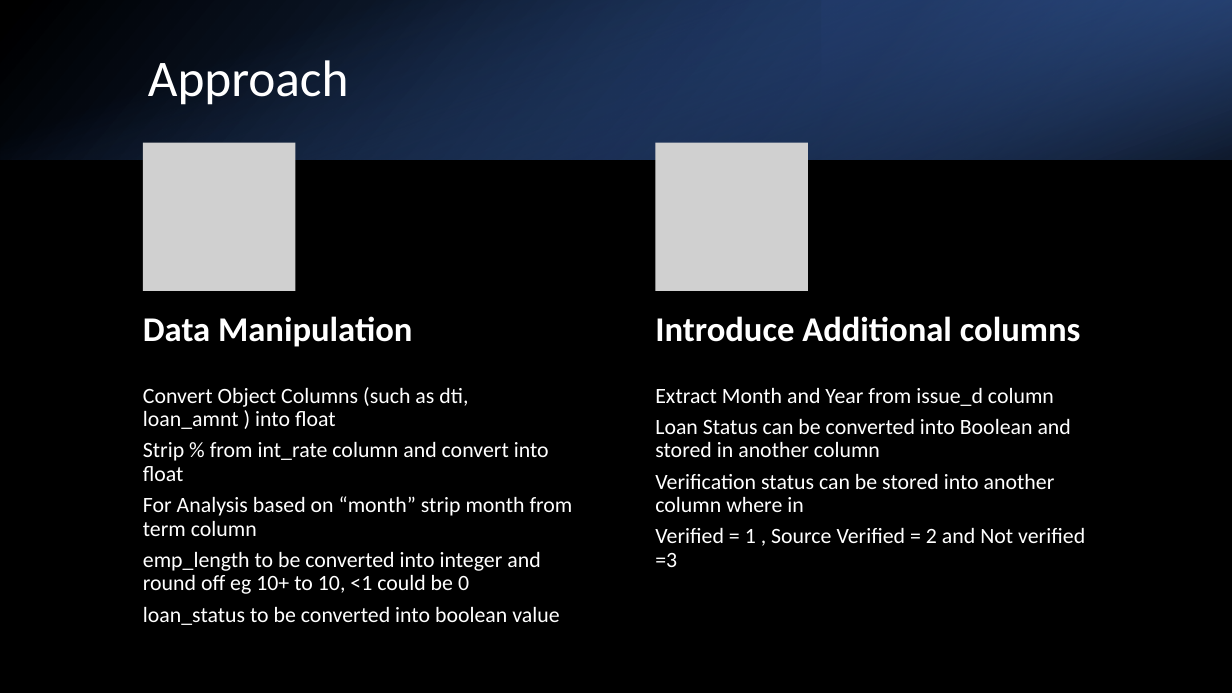
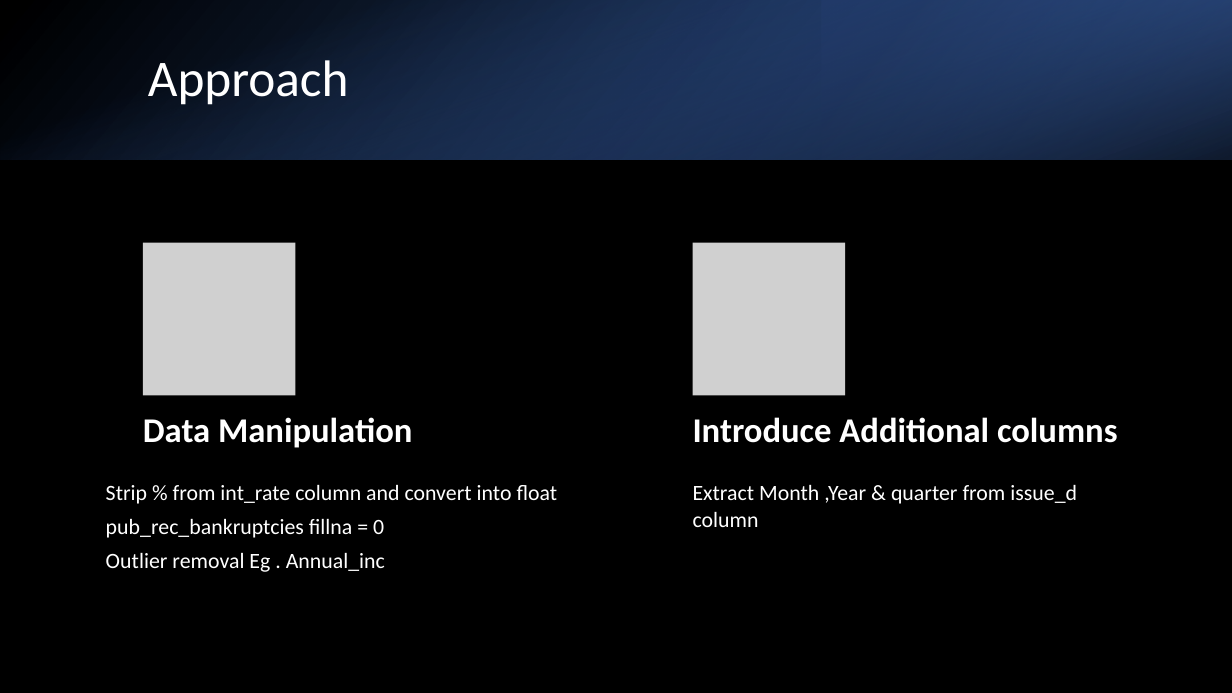
Before and after one commit to bineeshpc/case_study_01, a slide deck: slide 6 of UpGrad Case Study LendingClub.pptx. Drawn at 1232x693 pixels with LibreOffice and Linux fonts; fonts in the diff are those of the drawing; grey boxes stand for pictures. Boxes give left, top, right and bottom in pixels: in the first picture for what was removed or moved away, otherwise in the second. Text is boxed around its words. In the diff, an @@ line names an element or a change of style, - is before the commit and + after.

```diff
--- a/UpGrad Case Study LendingClub.pptx
+++ b/UpGrad Case Study LendingClub.pptx
@@ picture removed at [143, 142, 296, 290] @@
@@ picture added at [143, 243, 296, 396] @@
@@ picture: place and size @@
-picture at [655, 142, 808, 290]
+picture at [693, 243, 846, 396]
@@ text removed at [143, 387, 573, 625] @@
-Convert Object Columns (such as dti, loan_amnt ) into float
-Strip % from int_rate column and convert into float
-For Analysis based on “month” strip month from term column
-emp_length to be converted into integer and round off eg 10+ to 10, <1 could be 0
-loan_status to be converted into boolean value
@@ text removed at [655, 388, 1085, 567] @@
-Extract Month and Year from issue_d column
-Loan Status can be converted into Boolean and stored in another column
-Verification status can be stored into another column where in
-Verified = 1 , Source Verified = 2 and Not verified =3
@@ text "Data Manipulation": place and size @@
-text "Data Manipulation" at [143, 316, 412, 347]
+text "Data Manipulation" at [143, 417, 412, 448]
@@ text "Data Manipulation" at [143, 417, 412, 448]: line spacing 0.9 to 1 @@
@@ text "Introduce Additional columns" at [693, 417, 1118, 443]: line spacing 0.9 to 1 @@
@@ text "Introduce Additional columns": place and size @@
-text "Introduce Additional columns" at [655, 316, 1081, 342]
+text "Introduce Additional columns" at [693, 417, 1118, 443]
@@ text added at [106, 485, 558, 572], 17 pt, text #FFFFFF @@
+Strip % from int_rate column and convert into float
+pub_rec_bankruptcies fillna = 0
+Outlier removal Eg . Annual_inc
@@ text added at [693, 485, 1077, 527], 17 pt, text #FFFFFF @@
+Extract Month ,Year & quarter from issue_d column
```
Also in this commit, not shown: 3 other slides changed, 12 slides added, 1 slide removed.
